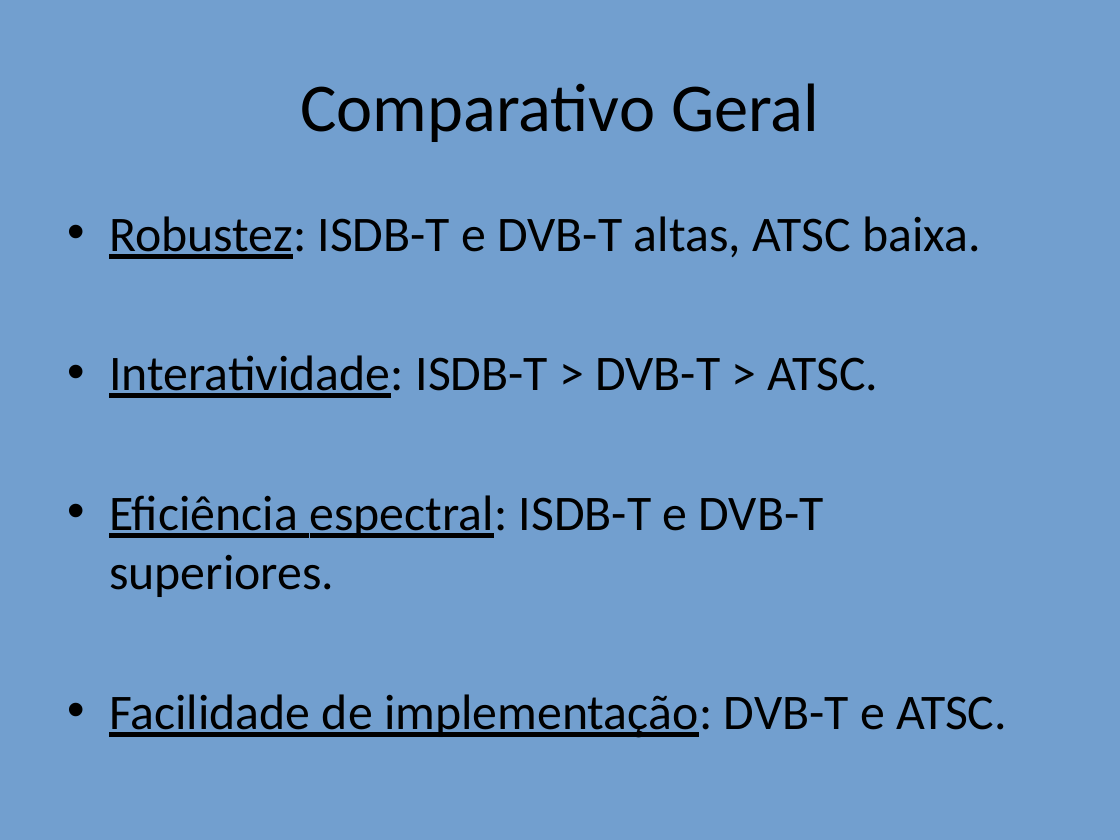
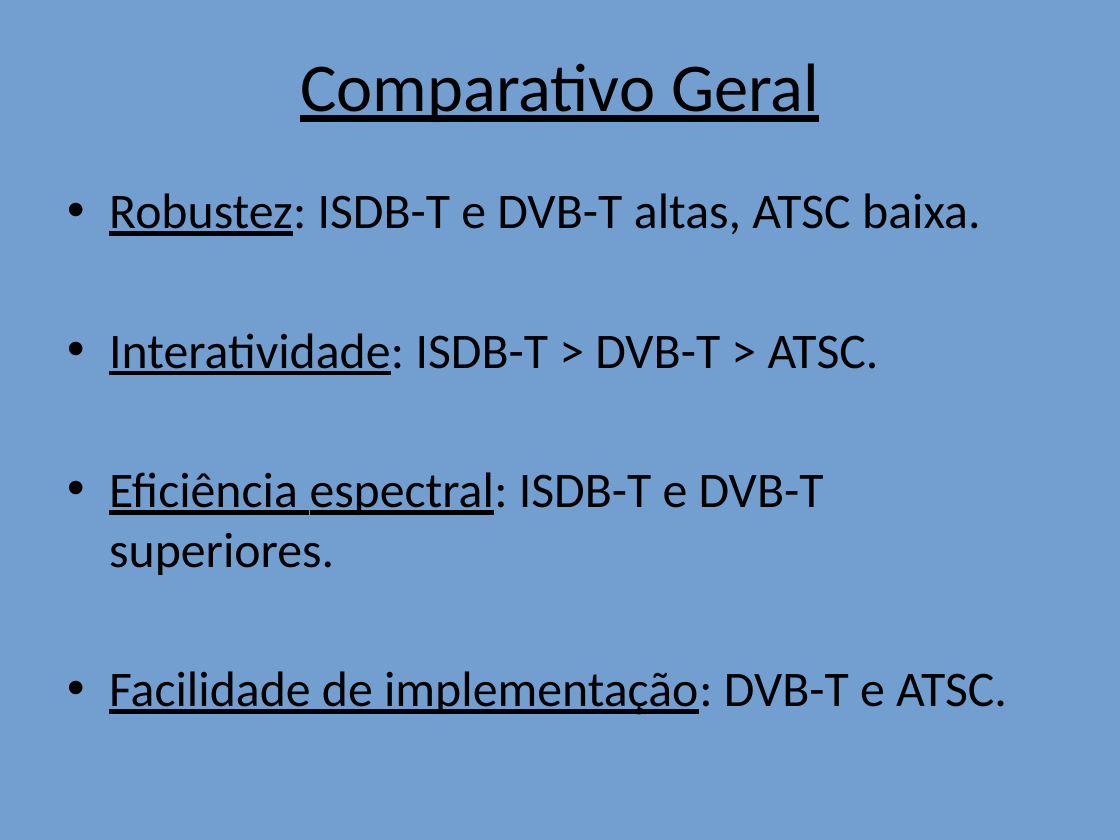
Before and after one commit to alenior/IFCE, a slide deck: slide 10 of P7/TV DIGITAL/Comparacao_TV_Digital_Com_Imagens.odp. Drawn at 1120x840 pixels with LibreOffice and Linux fonts; fonts in the diff are those of the drawing. Boxes give left, top, right and bottom in pixels: in the first picture for what was removed or moved away, otherwise in the second. Text is boxed around its words. In the diff, an @@ line names an element or a change of style, - is before the commit and + after.

```diff
--- a/P7/TV DIGITAL/Comparacao_TV_Digital_Com_Imagens.odp
+++ b/P7/TV DIGITAL/Comparacao_TV_Digital_Com_Imagens.odp
@@ title "Comparativo Geral" moved from (x1=300, y1=83, x2=819, y2=142) to (x1=300, y1=63, x2=819, y2=122) @@
@@ title "Comparativo Geral" at (x1=300, y1=63, x2=819, y2=122): underline on @@
@@ text "Robustez: ISDB-T e DVB-T altas, ..." moved from (x1=109, y1=216, x2=1007, y2=738) to (x1=109, y1=193, x2=1007, y2=715) @@
```
Also in this commit, not shown: 12 other slides changed, 1 slide added, 6 other files.
